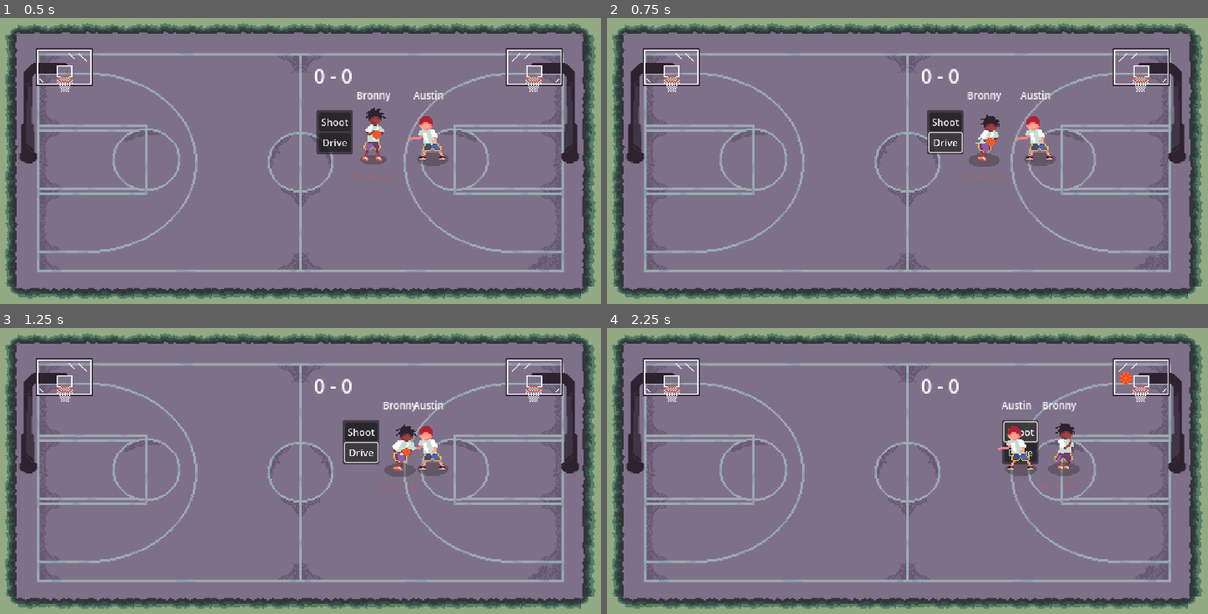
Above: before the commit, frames 1-4 (two rows, left to right).
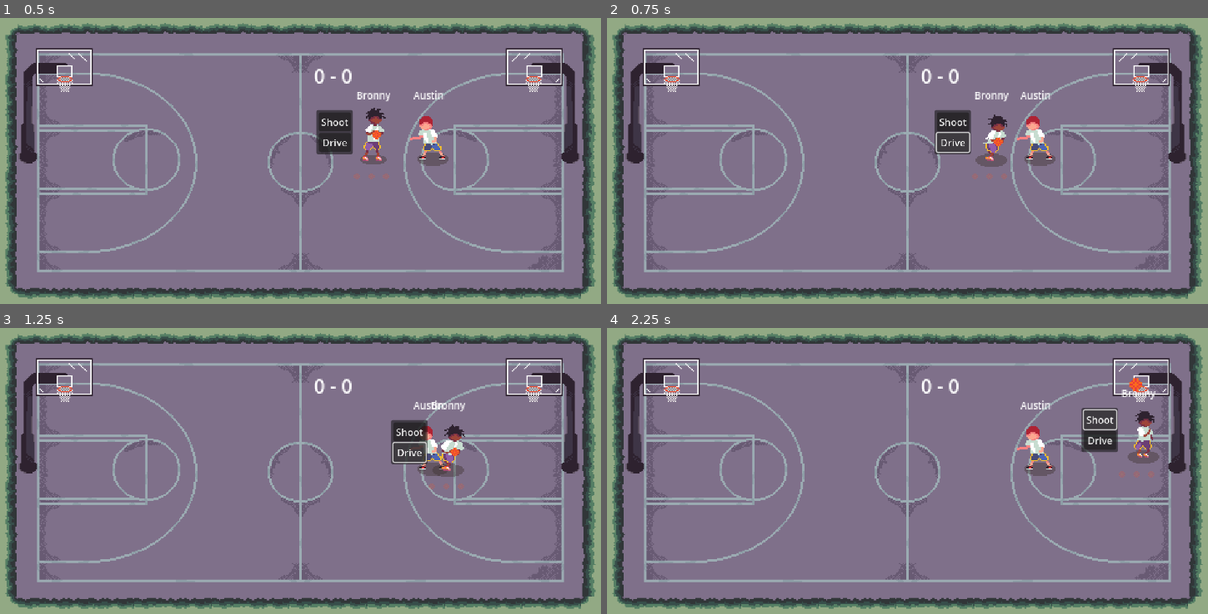
Above: after the commit, the same moments.

Repository: asaf-shitrit/jam-quest
Game: Godot game, scene res://src/match/match.tscn
The game is run twice, just before and just after one commit, with the same random seed, the same clock (stepped at 60 frames per second) and the same inputs.
Inputs:
- Up to frame 1 (0.5 s): no input
- Up to frame 2 (0.75 s): click "Drive" at 0.5 s
- Up to frame 3 (1.25 s): no input
- Up to frame 4 (2.25 s): click "Shoot" at 1.25 s; click "Shoot" at 2 s

Frame 1 is identical in both runs. In frame 2, 1.3% of the frame differs, in the area x 53-67%, y 25-57%; in frame 3, 2.7%; in frame 4, 3.6%, in the area x 65-92%, y 15-57%.

Commit message:
fixed drive

Diff:
--- a/src/characters/player/player.gd
+++ b/src/characters/player/player.gd
@@ -59,13 +59,13 @@
 	if is_driving:
 		var active_basket = game.get_active_basket()
 		if active_basket != null:
-			var basket_target = active_basket.position + Vector2(0, 100)
+			var basket_target = active_basket.position + Vector2(0, 80)
 			var stop_distance = 20.0  # How close to get before stopping
-			var max_drive_distance = 400.0
+			var max_drive_distance = 600.0
 
 			var side_adjustment = Vector2.ZERO
-			if finish_side == FinishSide.Right:
-				side_adjustment.x = 200
+			# if finish_side == FinishSide.Right:
+			# 	side_adjustment.x = 200
 
 			var to_target = basket_target - (position - side_adjustment)
 			print("distance to target %d" % to_target.x)
@@ -74,11 +74,11 @@
 			if distance <= stop_distance:
 				# ✅ ARRIVED: stop moving and end drive
 				arrived_at_basket = true
-				velocity.x = lerp(velocity.x, 0, 0.3)
+				velocity.x = lerp(velocity.x, 0.0, 0.3)
 
 				# ✨ Add a jump when reaching the basket
 				if not has_jumped_at_basket:
-					velocity.y += -500  # Adjust value based on gravity/jump strength
+					velocity.y += -300  # Adjust value based on gravity/jump strength
 					has_jumped_at_basket = true
 
 			else:
@@ -150,6 +150,16 @@
 	is_driving = true
 	$DriveTimer.start()
 
+	await get_tree().create_timer(1.2).timeout
+
+	collision_layer = 0
+	collision_mask = 0
+	z_index = 1
+
+	velocity.x = 0
+
+	_shoot(PlayerAction.Drive)
+
 func pass_to_player(player: Player):
 	if not has_ball:
 		print("Player doesn't have the ball so he can't pass it")
@@ -209,7 +219,7 @@
 	if action == PlayerAction.Shoot:
 		bball.position = position + Vector2(0, -40)
 	elif action == PlayerAction.Drive:
-		bball.position = position + Vector2(0, -45)
+		bball.position = position + Vector2(20, -40)
 
 	bball.origin = bball.global_position
 	bball.target_basket = basket
@@ -223,8 +233,6 @@
 	bball.collision_mask = 0
 	bball.gravity_scale = 0.0
 
-
-
 	stamina-=1
 	$StaminaTimer.start()
 
@@ -232,7 +240,7 @@
 	print("Player velocity after shooting: %s" % velocity)
 
 	# Reset player's velocity to prevent unintended movement
-	velocity = Vector2.ZERO
+	velocity.y = 0
 
 	# result
 	var defending_players = game.get_closest_defending_players(self)
@@ -427,11 +435,5 @@
 
 func _on_drive_timer_timeout() -> void:
 	is_driving = false
-
-	collision_layer = 1
-	collision_mask = 1
-	z_index = 1
-
-	velocity.x = 0
-
-	_shoot(PlayerAction.Drive)
+	has_ball = false
+	is_dribbling = false
--- a/src/characters/player/player.tscn
+++ b/src/characters/player/player.tscn
@@ -376,6 +376,7 @@
 texture = ExtResource("4_hhaut")
 hframes = 29
 vframes = 22
+frame = 377
 
 [node name="AnimationPlayer" type="AnimationPlayer" parent="."]
 deterministic = true
@@ -445,7 +446,7 @@
 one_shot = true
 
 [node name="DriveTimer" type="Timer" parent="."]
-wait_time = 1.22
+wait_time = 2.0
 one_shot = true
 
 [connection signal="animation_changed" from="AnimationPlayer" to="." method="_on_animation_player_animation_changed"]
--- a/src/match/basketball/basketball.gd
+++ b/src/match/basketball/basketball.gd
@@ -83,6 +83,10 @@
 	else:
 		$TurnoverTimer.start(1.5)
 
+	# set up the ball to be a projectile
+	# we want to be able to move the ball around, but not have it fall
+	freeze = true
+
 
 func _process(delta: float) -> void:
 
